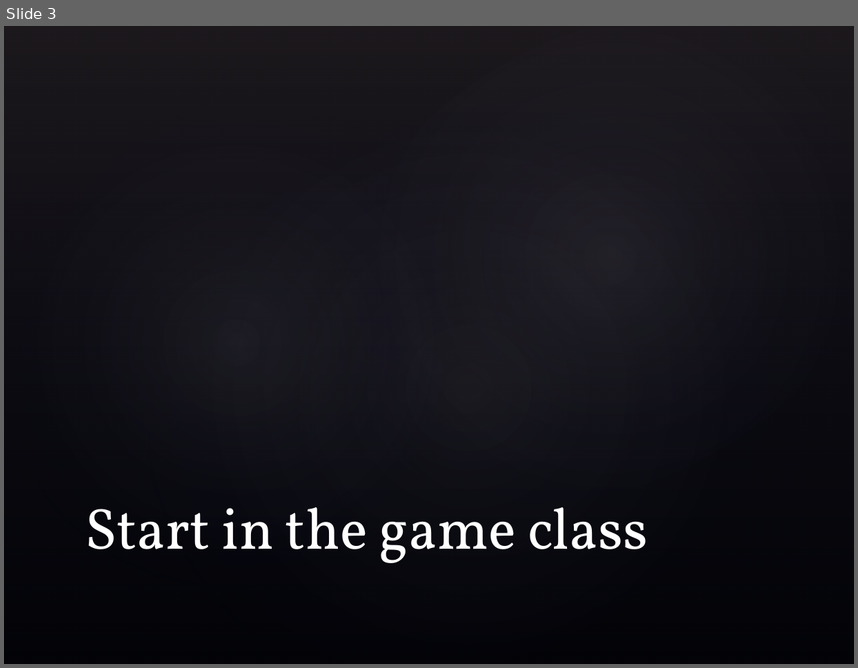
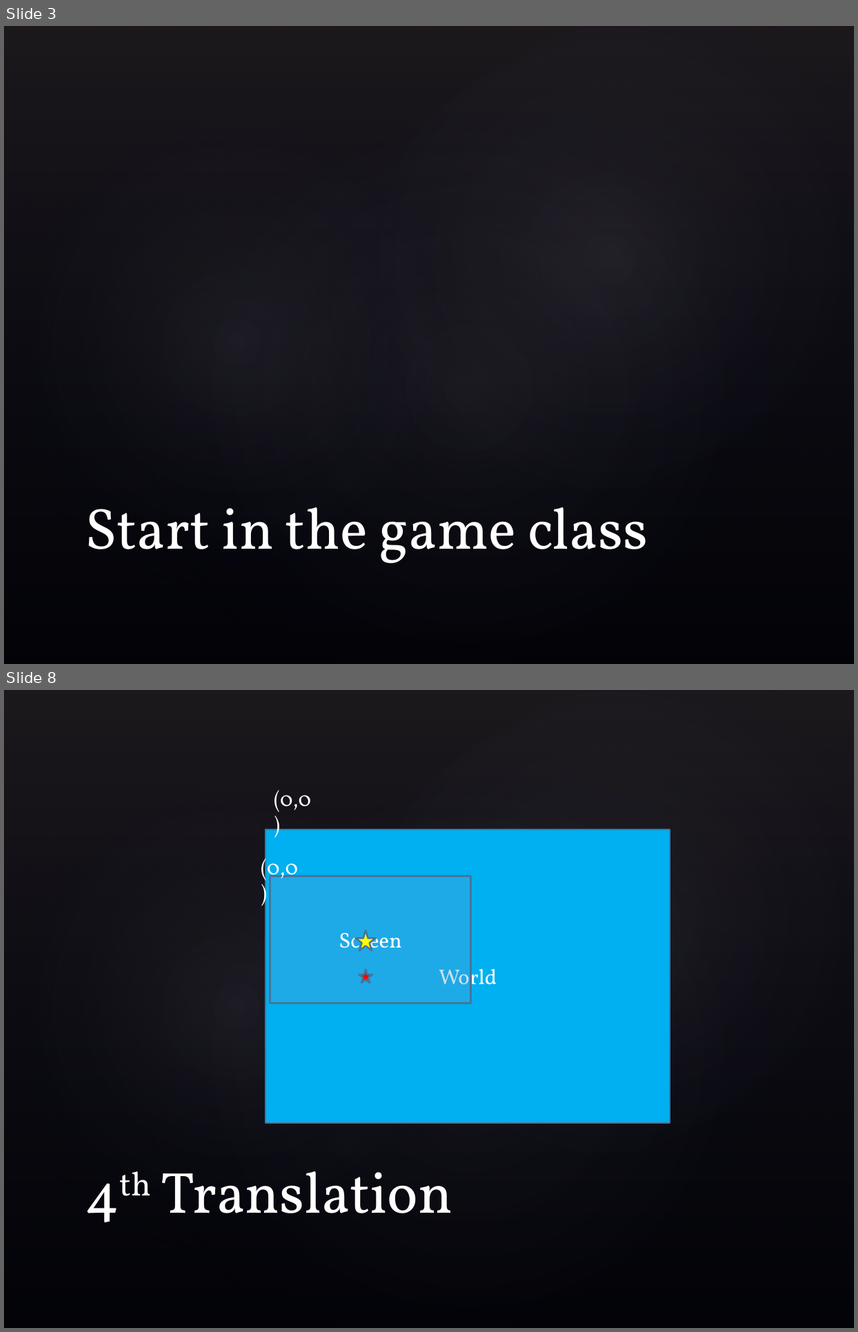
Before and after one commit to Andrea/IncompleteGameLabs, a slide deck: Lab6-Camara/Camera.pptx. Shown one above the other, each under a label of ours: slide 3 before the commit, slides 3 and 8 after it; the slides between them are not shown. The pictures are 858x668 and 858x1332 pixels, drawn with LibreOffice and Linux fonts; fonts in the diff are those of the drawing; background and template pictures are left out. Boxes give left, top, right and bottom in pixels: in the first picture for what was removed or moved away, otherwise in the second. Text is boxed around its words. In the diff, an @@ line names an element or a change of style, - is before the commit and + after.

```diff
--- a/Lab6-Camara/Camera.pptx
+++ b/Lab6-Camara/Camera.pptx
@@ slide 8 added at (4, 690, 854, 1328), background picture (left out); not listed: 4 template elements that a slide beside it also shows @@
@@ text added at (274, 790, 311, 816), 18 pt, text #FFFFFF @@
+(0,0)
@@ rectangle added at (266, 829, 671, 1123), fill #00B0F0, outline #49749B 1.5 pt, 18 pt, text #FFFFFF @@
+World
@@ text added at (261, 854, 298, 884), 18 pt, text #FFFFFF @@
+(0,0)
@@ rectangle added at (270, 876, 470, 1004), fill #629DD1 at 31% opacity, outline #49749B 1.5 pt, 18 pt, text #FFFFFF @@
+Screen
@@ star added at (356, 931, 377, 951), fill #FFFF00, outline #49749B 1.5 pt @@
@@ star added at (359, 969, 373, 983), fill #FF0000, outline #49749B 1.5 pt @@
@@ title added at (161, 1171, 452, 1213), 49 pt, text #FFFFFF @@
+4th Translation
```
Also in this commit, not shown: 1 slide changed, 5 other slides added, 1 slide removed.
